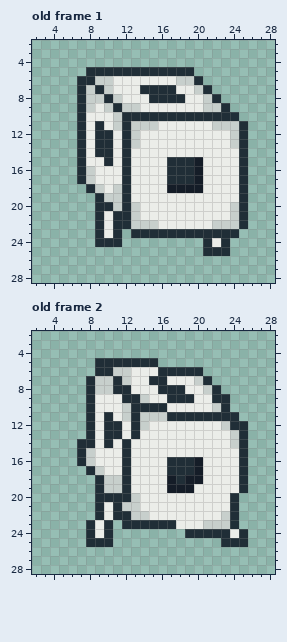
Two versions of one pixel-art file, Assets/Art/dice-enemy.aseprite. Above, as it was before the edit.
32x32 pixels, 4 frames. Colours within 5 levels of each other are drawn and written as one. Shown: old frame 1: x 2..28, y 2..28; old frame 2: x 2..28, y 2..28. The commit also changed other frames, which this record leaves out.
The same view after the edit:
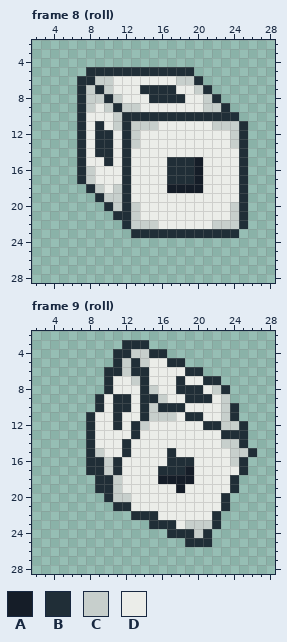
Palette (. is transparent): A #151d28  B #202e37  C #c7cfcc  D #ebede9
A new or re-ordered frame is compared with the old frame closest to it.
Diff:
frames 4 -> 15
--- frame 8 (roll) is new; against old frame 1
@@ x 2..28 @@
 19 .......BCCBDDDDDDDDDDDDB...
-20 .......BBCBCDDDDDDDDDDCB...
-21 .......BDBBCDDDDDDDDDDCB...
-22 .......BDBBCCCDDDDDDCCCB...
-23 .......BDB.BBBBBBBBBBBB....
-24 .......BBB.........BDB.....
-25 ...................BBB.....
+20 ........BCBCDDDDDDDDDDCB...
+21 .........BBCDDDDDDDDDDCB...
+22 ..........BCCCDDDDDDCCCB...
+23 ...........BBBBBBBBBBBB....
+24 ...........................
+25 ...........................
 26 ...........................
--- frame 9 (roll) is new; against old frame 2
@@ x 2..28 @@
  2 ...........................
- 3 ...........................
- 4 ...........................
- 5 .......BBBBBBB.............
- 6 .......BBCCDDDBBBBB........
- 7 ......BCCBCDDBBDDDCB.......
- 8 ......BCCBBDDDBBBDDCB......
- 9 ......BDDDBBCDDBBBDDBB.....
-10 ......BDDDCBBBBDDDDDCB.....
-11 ......BDBDCBCCCBBBBBBBB....
-12 ......BDBBDBCDDDDDDDDCBB...
-13 ......BDBBDBDDDDDDDDDDCB...
-14 .....BBDBDBDDDDDDDDDDDCB...
-15 .....BCDDDBDDDDDDDDDDDDB...
-16 .....BCDDDBDDDDBBBADDDDB...
-17 ......BCDDBDDDDBBBADDDDB...
-18 .......BCCBDDDDABAADDDDB...
-19 .......BCCBDDDDAAADDDDDB...
-20 .......BBBBCDDDDDDDDDDB....
-21 .......BDBCCDDDDDDDDDDB....
-22 .......BDBBCCDDDDDDDDCB....
-23 ......BDB.BBBBBBDDDCCCB....
-24 ......BDB........BBBBBDB...
-25 ......BBB............BBB...
+ 3 ..........BBB..............
+ 4 .........BBCCBB............
+ 5 .........BCBCDDBB..........
+ 6 ........BBCBBDDDDBB........
+ 7 ........BDDCBDDDBDDBB......
+ 8 ........BDDDBCDDBBBDCB.....
+ 9 .......BDBBDBBCDDBBBDC.....
+10 .......BDBBDBCBBBDDDDCB....
+11 ......BDDBDDBCCCDBBDDCB....
+12 ......BDDBDBCDDDDDDBBCCB...
+13 ......BDDDDBDDDDDDDDDBBB...
+14 ......BDDDBDDDDDDDDDDCCB...
+15 ......BCDDBDDDDBDDDDDDCCB..
+16 ......BBCBDDDDDBBBDDDDCB...
+17 ......BBCBDDDDBBBADDDDDB...
+18 .......BBCDDDDAAAADDDDB....
+19 .......BBCDDDDDDADDDDDB....
+20 ........BCCDDDDDDDDDDB.....
+21 .........BBDDDDDDDDDDB.....
+22 ...........BBBDDDDDDB......
+23 .............BBBDCCCB......
+24 ...............BBBCB.......
+25 .................BBB.......
 26 ...........................
Pixel boxes of the changes (left, top, right, bottom) in both pictures:
erased: (95, 202, 122, 247)
erased: (203, 238, 230, 256)
changed: (77, 340, 257, 547)
